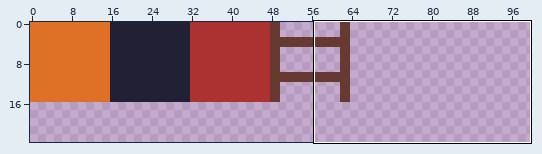
Pixel-art file: game/assets/Images/test_tileset.aseprite. Above: a wide view before the commit, with the close-up outlined.
Close-up. Before:
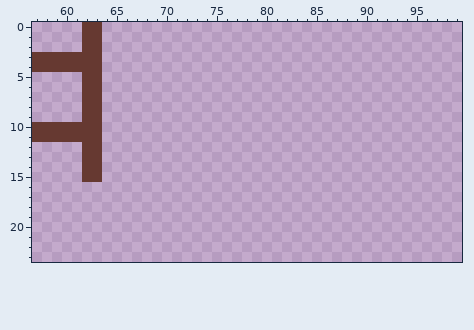
512x512 pixels, 1 frame. Shown: x 57..99, y 0..23. The wide view leaves out empty margins.
Now the later version:
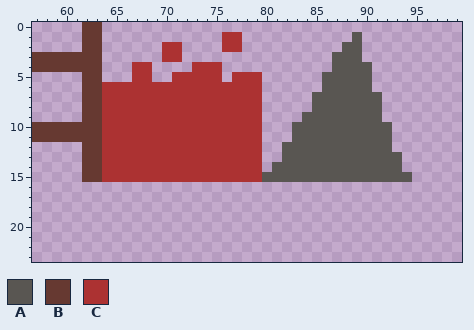
Palette (. is transparent): A #595652  B #663931  C #ac3232
From old to new:
y 1: x 76..77 .. -> CC; x 89 . -> A
y 2: x 70..71 .. -> CC; x 76..77 .. -> CC; x 88..89 .. -> AA
y 3: x 70..71 .. -> CC; x 87..89 ... -> AAA
y 4: x 67..68 .. -> CC; x 73..75 ... -> CCC; x 87..90 .... -> AAAA
y 5: x 67..68 .. -> CC; x 71..75 ..... -> CCCCC; x 77..79 ... -> CCC; x 86..90 ..... -> AAAAA
y 6: x 64..79 ................ -> CCCCCCCCCCCCCCCC; x 86..90 ..... -> AAAAA
y 7..8: x 64..79 ................ -> CCCCCCCCCCCCCCCC; x 85..91 ....... -> AAAAAAA
y 9: x 64..79 ................ -> CCCCCCCCCCCCCCCC; x 84..91 ........ -> AAAAAAAA
y 10..11: x 64..79 ................ -> CCCCCCCCCCCCCCCC; x 83..92 .......... -> AAAAAAAAAA
y 12: x 64..79 ................ -> CCCCCCCCCCCCCCCC; x 82..92 ........... -> AAAAAAAAAAA
y 13: x 64..79 ................ -> CCCCCCCCCCCCCCCC; x 82..93 ............ -> AAAAAAAAAAAA
y 14: x 64..79 ................ -> CCCCCCCCCCCCCCCC; x 81..93 ............. -> AAAAAAAAAAAAA
y 15: x 64..94 ............................... -> CCCCCCCCCCCCCCCCAAAAAAAAAAAAAAA
Pixel boxes of the changes (left, top, right, bottom) in both close-ups:
added: (102, 32, 412, 182)
